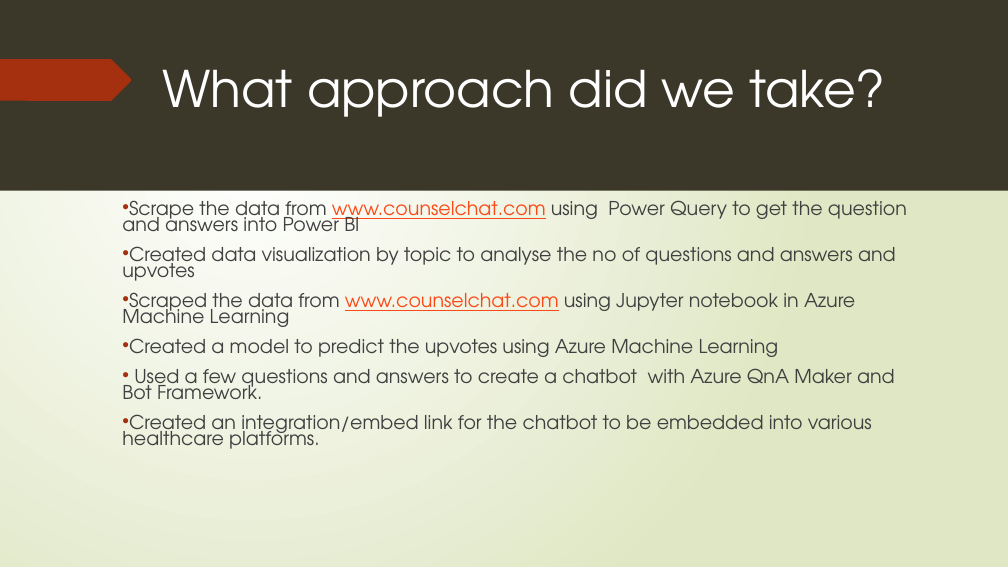
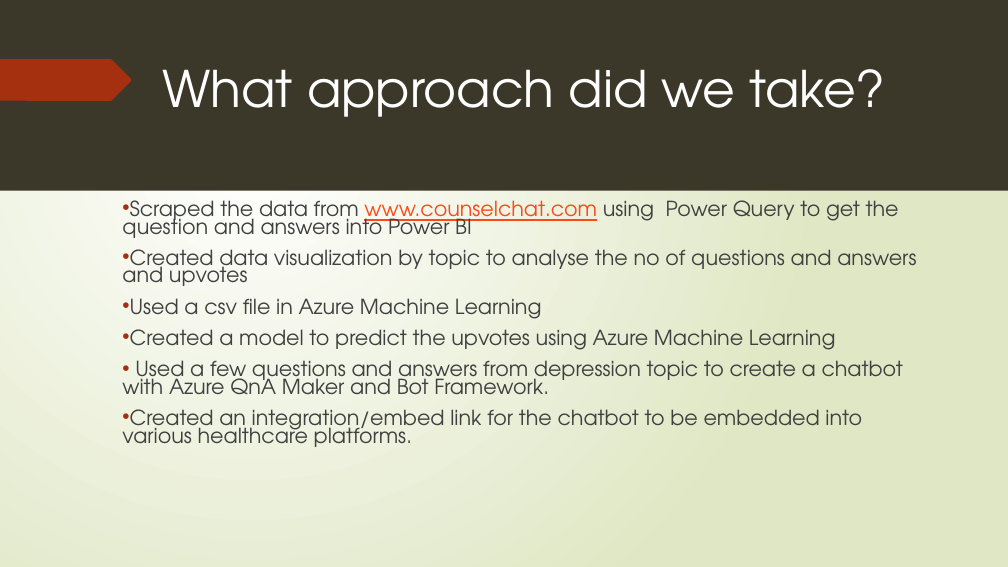
Before and after one commit to indupriya9/AIHackathon, a slide deck: slide 9 of Wellness Chat Bot 2.pptx (slide 10 before the commit). Drawn at 1008x567 pixels with LibreOffice and Linux fonts; fonts in the diff are those of the drawing. Boxes give left, top, right and bottom in pixels: in the first picture for what was removed or moved away, otherwise in the second. Text is boxed around its words. In the diff, an @@ line names an element or a change of style, - is before the commit and + after.

```diff
--- a/Wellness Chat Bot 2.pptx
+++ b/Wellness Chat Bot 2.pptx
@@ text at bbox=[122, 200, 899, 238]: text changed; size 13.6 to 14.8 pt @@
-• Scrape the data from www.counselchat.com using Power Query to get the question and answers into Power BI
+• Scraped the data from www.counselchat.com using Power Query to get the question and answers into Power BI
@@ text at bbox=[122, 249, 916, 447]: size 13.6 to 14.8 pt in "Created data visualization by topic to analyse ...", "Created a model to predict the upvotes ...", "Created an integration/embed link for the chatbot ..." @@
@@ text at bbox=[130, 298, 542, 319]: text changed; size 13.6 to 14.8 pt @@
-• Scraped the data from www.counselchat.com using Jupyter notebook in Azure Machine Learning
+• Used a csv file in Azure Machine Learning
@@ text at bbox=[122, 360, 903, 395]: text changed; size 13.6 to 14.8 pt @@
-• Used a few questions and answers to create a chatbot with Azure QnA Maker and Bot Framework.
+• Used a few questions and answers from depression topic to create a chatbot with Azure QnA Maker and Bot Framework.
```
Also in this commit, not shown: 4 other slides changed, 2 slides added.
